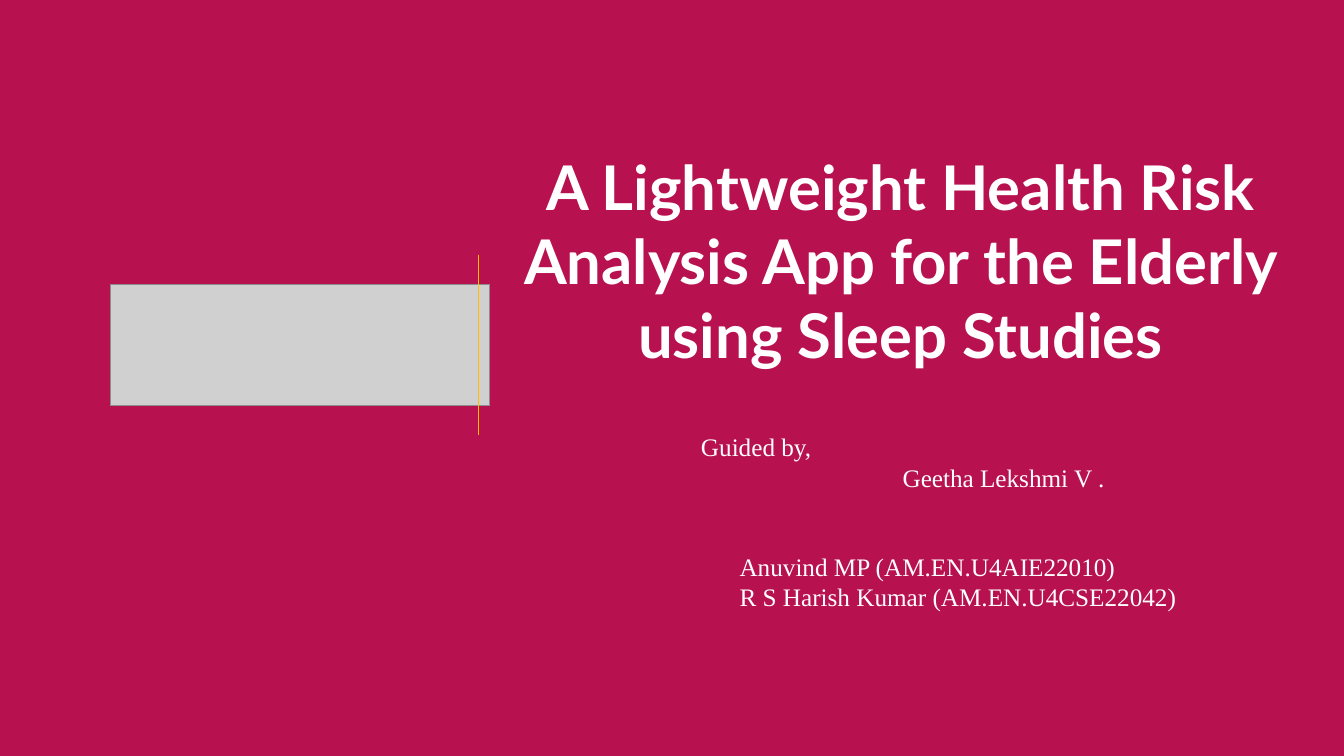
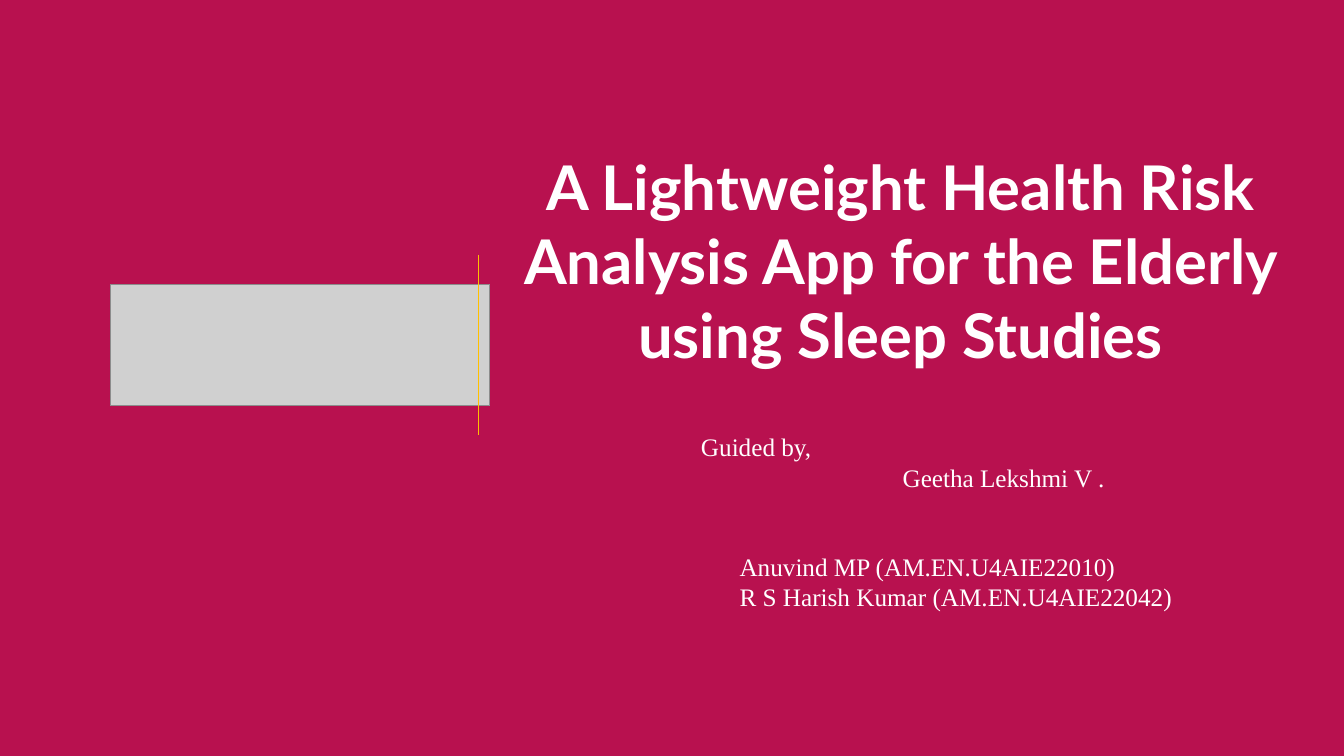
Before and after one commit to Giriiri-g/Sleep-Staging, a slide deck: slide 1 of reports/Phase 1/Phase1_47.pptx. Drawn at 1344x756 pixels with LibreOffice and Linux fonts; fonts in the diff are those of the drawing; grey boxes stand for pictures. Boxes give left, top, right and bottom in pixels: in the first picture for what was removed or moved away, otherwise in the second. Text is boxed around its words. In the diff, an @@ line names an element or a change of style, - is before the commit and + after.

```diff
--- a/reports/Phase 1/Phase1_47.pptx
+++ b/reports/Phase 1/Phase1_47.pptx
@@ text at bbox=[740, 588, 1172, 611]: text changed @@
-R S Harish Kumar (AM.EN.U4CSE22042)
+R S Harish Kumar (AM.EN.U4AIE22042)
```
Also in this commit, not shown: 3 other slides changed, 7 slides added, 3 slides removed, 58 other files.
